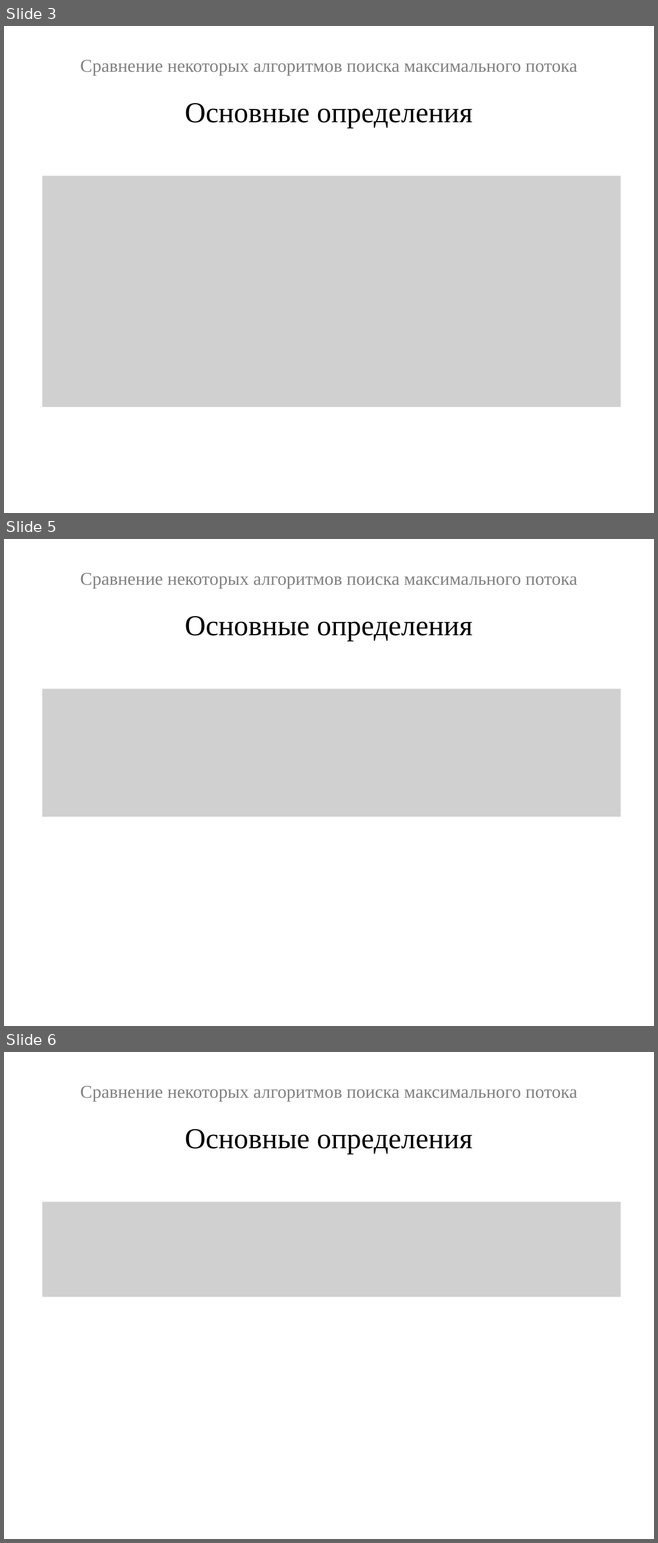
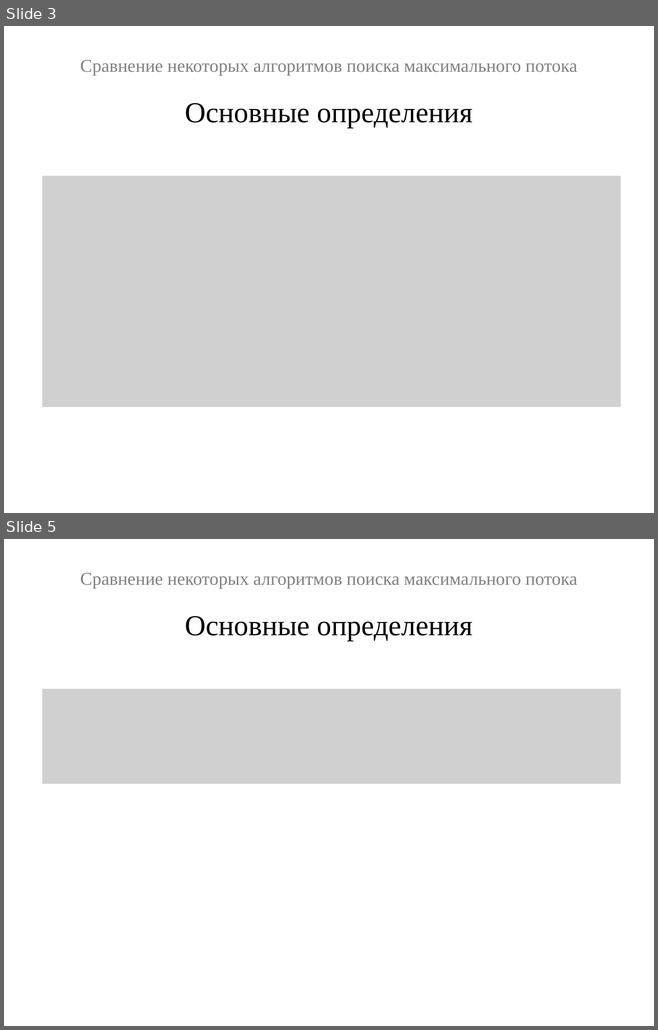
Before and after one commit to Tevronis/graph_maxflow, a slide deck: потоки.pptx. Shown one above the other, each under a label of ours: slides 3, 5 and 6 before the commit, slides 3 and 5 after it; the slides between them are not shown. The pictures are 658x1543 and 658x1030 pixels, drawn with LibreOffice and Linux fonts; fonts in the diff are those of the drawing; grey boxes stand for pictures. Boxes give left, top, right and bottom in pixels: in the first picture for what was removed or moved away, otherwise in the second. Text is boxed around its words. In the diff, an @@ line names an element or a change of style, - is before the commit and + after.

```diff
--- a/потоки.pptx
+++ b/потоки.pptx
@@ slide 5 removed at (4,539,654,1026), background #FFFFFF @@
@@ text removed at (80,573,577,588) @@
-Сравнение некоторых алгоритмов поиска максимального потока
@@ text removed at (185,616,472,641) @@
-Основные определения
@@ picture removed at (42,689,621,817) @@
@@ what was slide 6 is now slide 5 @@
```
Also in this commit, not shown: 1 slide changed, 3 other files.
